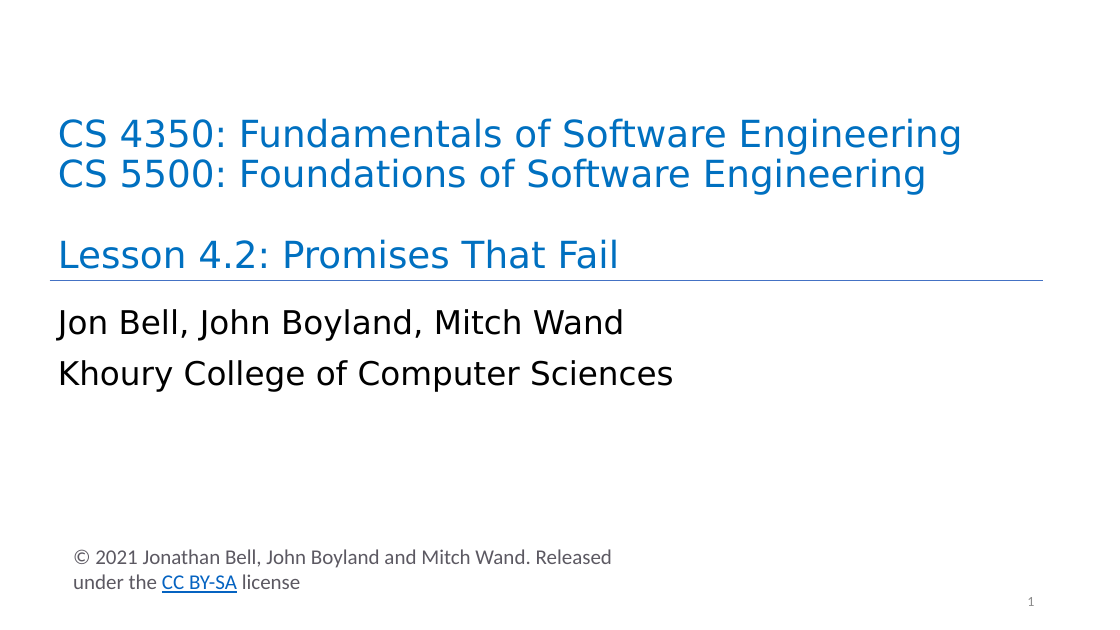
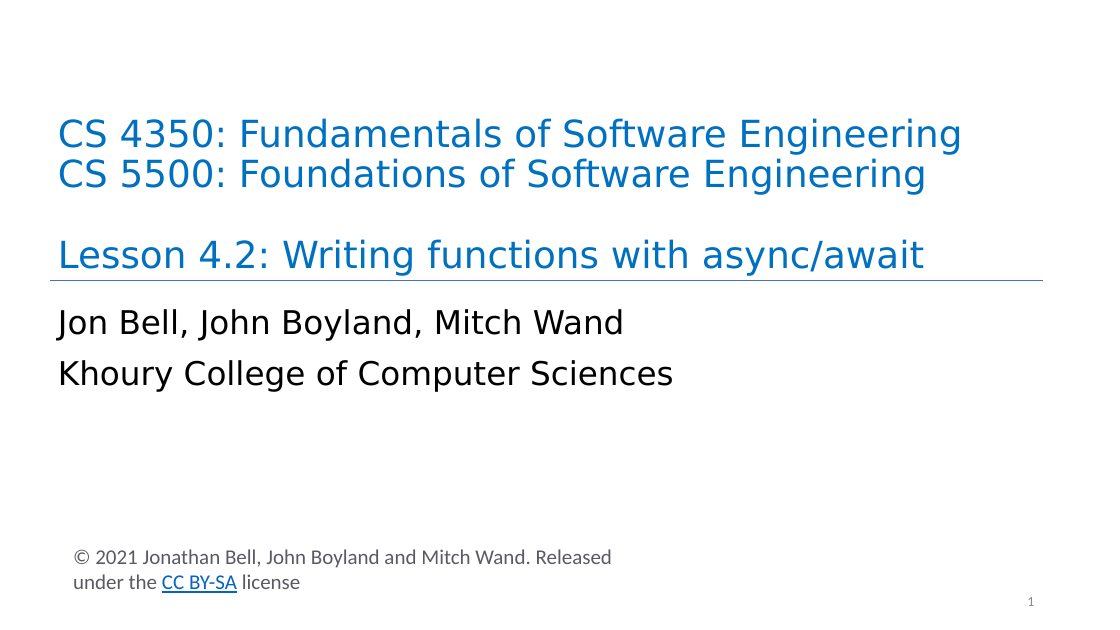
Before and after one commit to neu-se/CS4530-CS5500-Spring-2021, a slide deck: slide 1 of Slides/Lesson 4.2 Promises that Fail and Async.pptx. Drawn at 1120x630 pixels with LibreOffice and Linux fonts; fonts in the diff are those of the drawing. Boxes give left, top, right and bottom in pixels: in the first picture for what was removed or moved away, otherwise in the second. Text is boxed around its words. In the diff, an @@ line names an element or a change of style, - is before the commit and + after.

```diff
--- a/Slides/Lesson 4.2 Promises that Fail and Async.pptx
+++ b/Slides/Lesson 4.2 Promises that Fail and Async.pptx
@@ title at (x1=58, y1=118, x2=963, y2=275): text changed @@
-CS 4350: Fundamentals of Software Engineering
-CS 5500: Foundations of Software Engineering
-Lesson 4.2: Promises That Fail
+CS 4350: Fundamentals of Software Engineering
+CS 5500: Foundations of Software Engineering
+Lesson 4.2: Writing functions with async/await
```
Also in this commit, not shown: 10 other slides changed, 1 slide removed, 2 other files.
